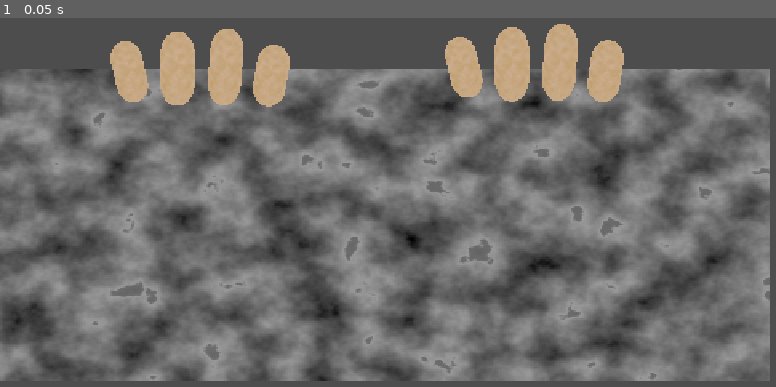
Above: before the commit, frame 1.
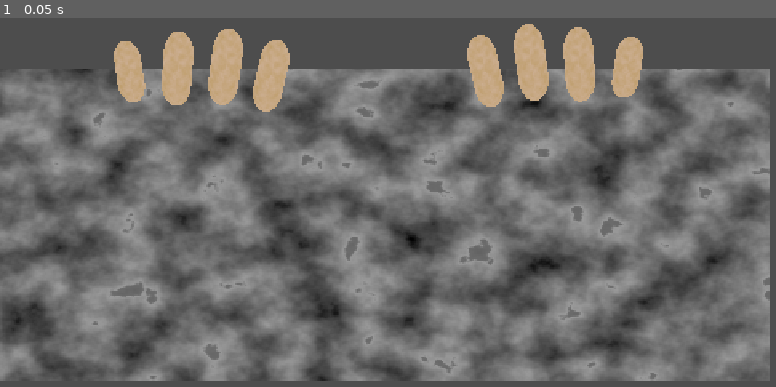
Above: after the commit, the same moment.

Repository: tom-frantz/gmtk-2026
Game: Godot game, scene res://scenes/minigames/finger_hammer/minigame_finger_hammer.tscn
The game is run twice, just before and just after one commit, with the same random seed, the same clock (stepped at 60 frames per second) and the same inputs. This scene is started directly instead of the project's main scene.
Inputs:
- Up to frame 1 (0.05 s): no input

The runs differ from the first frame. In frame 1, 3.7% of the frame differs, in the area x 14-83%, y 1-26%.
Error before the commit: Parse Error: Expected expression after "or" operator. (res://scenes/minigames/finger_hammer/hanging_finger.gd:5)

Commit message:
feet: per hand smashing fingers

Diff:
--- a/scenes/minigames/finger_hammer/hanging_finger.gd
+++ b/scenes/minigames/finger_hammer/hanging_finger.gd
@@ -1,5 +1,30 @@
 extends Area2D
+
+class_name HangingFinger2D
+
+@export var loose_time: float = 10
+var is_smashed: bool = false
+var is_hovered: bool = false
+
+signal smashed(finger: HangingFinger2D)
 
 func _input(event: InputEvent) -> void:
 	if event is InputEventMouseButton and event.is_pressed():
-		if
+		smash()
+
+func smash() -> void:
+	if is_hovered:
+		%FingerAnimations.play("hit")
+		is_smashed = true
+		is_hovered = false
+		emit_signal("smashed", self)
+
+func start_hover() -> void:
+	if not is_smashed:
+		is_hovered = true
+		%FingerAnimations.play("shaking")
+
+func end_hover() -> void:
+	if not is_smashed:
+		is_hovered = false
+		%FingerAnimations.stop()
--- a/scenes/minigames/finger_hammer/hanging_finger.tscn
+++ b/scenes/minigames/finger_hammer/hanging_finger.tscn
@@ -26,6 +26,126 @@
 color_ramp = SubResource("Gradient_otdpp")
 normalize = false
 
+[sub_resource type="Animation" id="Animation_5hh8l"]
+length = 0.001
+tracks/0/type = "value"
+tracks/0/imported = false
+tracks/0/enabled = true
+tracks/0/path = NodePath("%FingerHolding:position")
+tracks/0/interp = 1
+tracks/0/loop_wrap = true
+tracks/0/keys = {
+"times": PackedFloat32Array(0),
+"transitions": PackedFloat32Array(1),
+"update": 0,
+"values": [Vector2(0, 0)]
+}
+tracks/1/type = "value"
+tracks/1/imported = false
+tracks/1/enabled = true
+tracks/1/path = NodePath("FingerHolding:rotation")
+tracks/1/interp = 1
+tracks/1/loop_wrap = true
+tracks/1/keys = {
+"times": PackedFloat32Array(0),
+"transitions": PackedFloat32Array(1),
+"update": 0,
+"values": [0.108210415]
+}
+tracks/2/type = "value"
+tracks/2/imported = false
+tracks/2/enabled = true
+tracks/2/path = NodePath("FingerHolding:position")
+tracks/2/interp = 1
+tracks/2/loop_wrap = true
+tracks/2/keys = {
+"times": PackedFloat32Array(0),
+"transitions": PackedFloat32Array(1),
+"update": 0,
+"values": [Vector2(0, 0)]
+}
+tracks/3/type = "value"
+tracks/3/imported = false
+tracks/3/enabled = true
+tracks/3/path = NodePath("FingerHolding:mesh")
+tracks/3/interp = 1
+tracks/3/loop_wrap = true
+tracks/3/keys = {
+"times": PackedFloat32Array(0),
+"transitions": PackedFloat32Array(1),
+"update": 1,
+"values": [SubResource("CapsuleMesh_v7qgo")]
+}
+
+[sub_resource type="SphereMesh" id="SphereMesh_fmnn8"]
+radius = 25.0
+height = 39.0
+
+[sub_resource type="Animation" id="Animation_ux67n"]
+resource_name = "hit"
+length = 0.225
+step = 0.025
+tracks/0/type = "value"
+tracks/0/imported = false
+tracks/0/enabled = true
+tracks/0/path = NodePath("FingerHolding:position")
+tracks/0/interp = 1
+tracks/0/loop_wrap = true
+tracks/0/keys = {
+"times": PackedFloat32Array(0, 0.175, 0.225),
+"transitions": PackedFloat32Array(1, 1, 1),
+"update": 0,
+"values": [Vector2(0, 0), Vector2(0, -32), Vector2(0, -60)]
+}
+tracks/1/type = "value"
+tracks/1/imported = false
+tracks/1/enabled = true
+tracks/1/path = NodePath("FingerHolding:mesh")
+tracks/1/interp = 1
+tracks/1/loop_wrap = true
+tracks/1/keys = {
+"times": PackedFloat32Array(0, 0.15, 0.225),
+"transitions": PackedFloat32Array(1, 1, 1),
+"update": 1,
+"values": [SubResource("CapsuleMesh_v7qgo"), SubResource("CapsuleMesh_v7qgo"), SubResource("SphereMesh_fmnn8")]
+}
+
+[sub_resource type="Animation" id="Animation_fmnn8"]
+resource_name = "shaking"
+loop_mode = 1
+step = 0.025
+tracks/0/type = "value"
+tracks/0/imported = false
+tracks/0/enabled = true
+tracks/0/path = NodePath("FingerHolding:position")
+tracks/0/interp = 1
+tracks/0/loop_wrap = true
+tracks/0/keys = {
+"times": PackedFloat32Array(0, 0.05, 0.1, 0.15, 0.2, 0.25, 0.3024767, 0.35247672, 0.4024767, 0.4524767, 0.5024767, 0.5524767, 0.59897226, 0.6489723, 0.6989722, 0.7489723, 0.79897225, 0.84897226, 0.9, 0.95, 0.99999994),
+"transitions": PackedFloat32Array(1, 1, 1, 1, 1, 1, 1, 1, 1, 1, 1, 1, 1, 1, 1, 1, 1, 1, 1, 1, 1),
+"update": 0,
+"values": [Vector2(0, 0), Vector2(0, 0), Vector2(-3, 3), Vector2(3, -2), Vector2(-5, 0), Vector2(9, 0), Vector2(0, 0), Vector2(0, 0), Vector2(-3, 3), Vector2(3, -2), Vector2(-5, 0), Vector2(9, 0), Vector2(0, 0), Vector2(0, 0), Vector2(-3, 3), Vector2(3, -2), Vector2(-5, 0), Vector2(9, 0), Vector2(0, 0), Vector2(0, 0), Vector2(-3, 3)]
+}
+tracks/1/type = "value"
+tracks/1/imported = false
+tracks/1/enabled = true
+tracks/1/path = NodePath("FingerHolding:rotation")
+tracks/1/interp = 1
+tracks/1/loop_wrap = true
+tracks/1/keys = {
+"times": PackedFloat32Array(0, 0.125, 0.25, 0.375, 0.5, 0.625, 0.75000006, 0.87500006, 1),
+"transitions": PackedFloat32Array(1, 1, 1, 1, 1, 1, 1, 1, 1),
+"update": 0,
+"values": [0.0, 0.108210415, 0.0, -0.11170107212763669, 0.0, 0.108210415, 0.0, -0.11170107212763669, 0.0]
+}
+
+[sub_resource type="AnimationLibrary" id="AnimationLibrary_u4awx"]
+_data = {
+&"RESET": SubResource("Animation_5hh8l"),
+&"hit": SubResource("Animation_ux67n"),
+&"shaking": SubResource("Animation_fmnn8")
+}
+
 [node name="Finger" type="Area2D" unique_id=1510985001]
 script = ExtResource("1_5hh8l")
 
@@ -35,5 +155,14 @@
 
 [node name="FingerHolding" type="MeshInstance2D" parent="." unique_id=795391792]
 unique_name_in_owner = true
+rotation = 0.108210415
 mesh = SubResource("CapsuleMesh_v7qgo")
 texture = SubResource("NoiseTexture2D_k4s3g")
+
+[node name="FingerAnimations" type="AnimationPlayer" parent="." unique_id=409710190]
+unique_name_in_owner = true
+deterministic = true
+libraries/ = SubResource("AnimationLibrary_u4awx")
+
+[connection signal="mouse_entered" from="." to="." method="start_hover"]
+[connection signal="mouse_exited" from="." to="." method="end_hover"]
--- /dev/null
+++ b/scenes/minigames/finger_hammer/hanging_hand.gd
@@ -0,0 +1,16 @@
+extends Node2D
+
+var fingers: Array[HangingFinger2D]
+
+func _ready() -> void:
+    fingers = [%Index, %Middle, %Ring, %Pinky]
+    for f in fingers:
+        f.connect("smashed", finger_smashed)
+
+
+func finger_smashed(_finger: HangingFinger2D):
+    for f in fingers:
+        if not f.is_smashed:
+            return
+
+    print("Hand Smashed")
--- a/scenes/minigames/finger_hammer/hanging_hand.tscn
+++ b/scenes/minigames/finger_hammer/hanging_hand.tscn
@@ -1,24 +1,30 @@
 [gd_scene format=3 uid="uid://dfsmjfq6108nn"]
 
+[ext_resource type="Script" uid="uid://78anoryubi7u" path="res://scenes/minigames/finger_hammer/hanging_hand.gd" id="1_dstoi"]
 [ext_resource type="PackedScene" uid="uid://f1fkqbxrtxi2" path="res://scenes/minigames/finger_hammer/hanging_finger.tscn" id="1_xjuyq"]
 
 [node name="HangingHand" type="Node2D" unique_id=1067559394]
+script = ExtResource("1_dstoi")
 
-[node name="Finger" parent="." unique_id=1510985001 instance=ExtResource("1_xjuyq")]
+[node name="Pinky" parent="." unique_id=1510985001 instance=ExtResource("1_xjuyq")]
+unique_name_in_owner = true
 position = Vector2(-131, -10)
 rotation = -0.22784784
-scale = Vector2(0.84413695, 1)
+scale = Vector2(0.7182019, 1)
 
-[node name="Finger2" parent="." unique_id=1254633140 instance=ExtResource("1_xjuyq")]
+[node name="Ring" parent="." unique_id=1254633140 instance=ExtResource("1_xjuyq")]
+unique_name_in_owner = true
 position = Vector2(-54, -15)
-scale = Vector2(0.9163391, 1.2028621)
+scale = Vector2(0.7963391, 1.2028621)
 
-[node name="Finger3" parent="." unique_id=1691560825 instance=ExtResource("1_xjuyq")]
+[node name="Middle" parent="." unique_id=1691560825 instance=ExtResource("1_xjuyq")]
+unique_name_in_owner = true
 position = Vector2(23.000002, -18.000002)
 rotation = 0.07344303
-scale = Vector2(0.89534825, 1.2440193)
+scale = Vector2(0.8126276, 1.2440193)
 
-[node name="Finger4" parent="." unique_id=744114001 instance=ExtResource("1_xjuyq")]
+[node name="Index" parent="." unique_id=744114001 instance=ExtResource("1_xjuyq")]
+unique_name_in_owner = true
 position = Vector2(96.00001, -4.000002)
 rotation = 0.15713122
-scale = Vector2(0.87522095, 1)
+scale = Vector2(0.78368896, 1.1787598)
--- a/scenes/minigames/finger_hammer/minigame_finger_hammer.tscn
+++ b/scenes/minigames/finger_hammer/minigame_finger_hammer.tscn
@@ -28,3 +28,4 @@
 
 [node name="HangingHand2" parent="." unique_id=2017700433 instance=ExtResource("1_6wff3")]
 position = Vector2(873, 369)
+scale = Vector2(-1, 1)
Not shown, added: scenes/minigames/finger_hammer/hanging_hand.gd.uid
